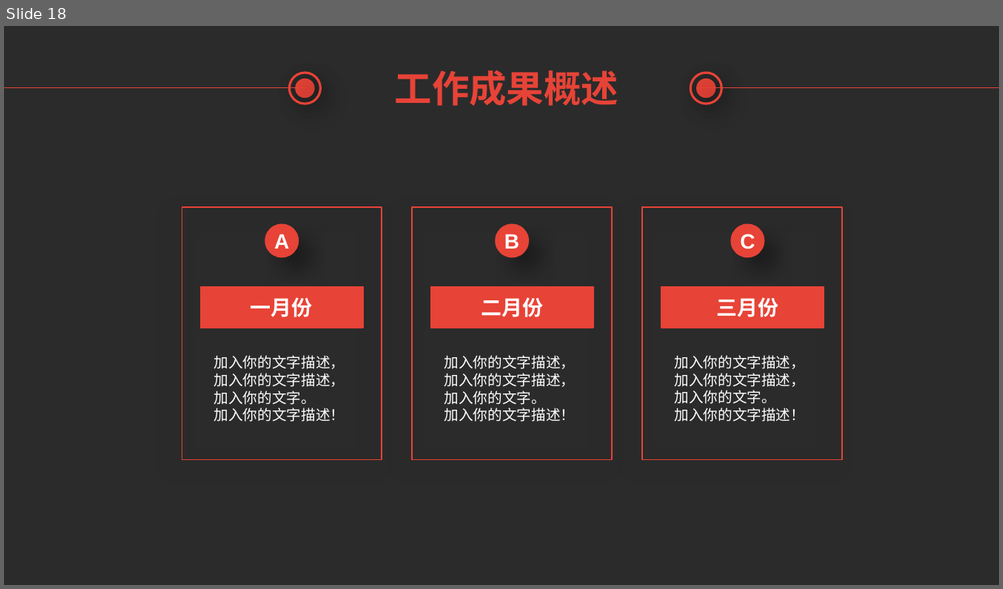
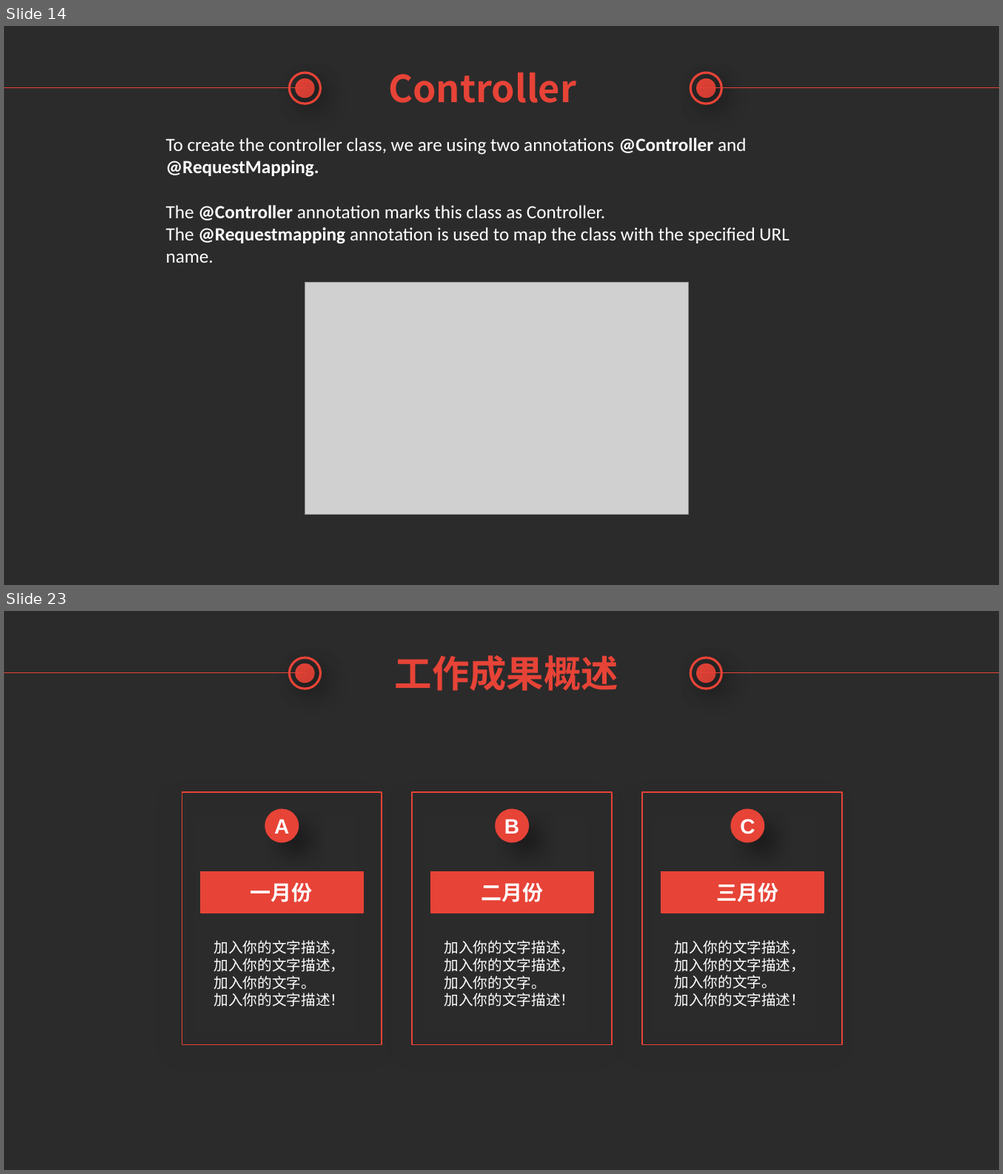
Before and after one commit to TsubasaEX/SampleSpringMVC, a slide deck: Introduction of Spring MVC.pptx. Shown one above the other, each under a label of ours: slide 18 before the commit, slides 14 and 23 after it; the slides between them are not shown. The pictures are 1003x589 and 1003x1174 pixels, drawn with LibreOffice and Linux fonts; fonts in the diff are those of the drawing; grey boxes stand for pictures; background and template pictures are left out; a plain dark background stands for a picture behind light text. Boxes give left, top, right and bottom in pixels: in the first picture for what was removed or moved away, otherwise in the second. Text is boxed around its words. In the diff, an @@ line names an element or a change of style, - is before the commit and + after.

```diff
--- a/Introduction of Spring MVC.pptx
+++ b/Introduction of Spring MVC.pptx
@@ slide 14 added at [4,26,999,585], background picture (left out) @@
@@ line added from (4, 88) to (305, 88), #E74337 0.75 pt @@
@@ ellipse added at [289,73,320,104], outline #E74337 2.25 pt @@
@@ ellipse added at [296,80,313,97], fill #E74337, outline #E74337 2.25 pt @@
@@ text added at [388,73,576,103], 36 pt, text #E74337, bold @@
+Controller
@@ ellipse added at [691,73,722,104], outline #E74337 2.25 pt @@
@@ ellipse added at [697,80,714,97], fill #E74337, outline #E74337 2.25 pt @@
@@ line added from (700, 88) to (999, 88), #E74337 0.75 pt @@
@@ text added at [166,138,788,263], 18 pt, text #FFFFFF @@
+To create the controller class, we are using two annotations @Controller and @RequestMapping.
+The @Controller annotation marks this class as Controller.
+The @Requestmapping annotation is used to map the class with the specified URL name.
@@ picture added at [304,283,688,514] @@
@@ what was slide 18 is now slide 23 @@
```
Also in this commit, not shown: 4 slides changed, 8 other slides added, 4 slides removed.
